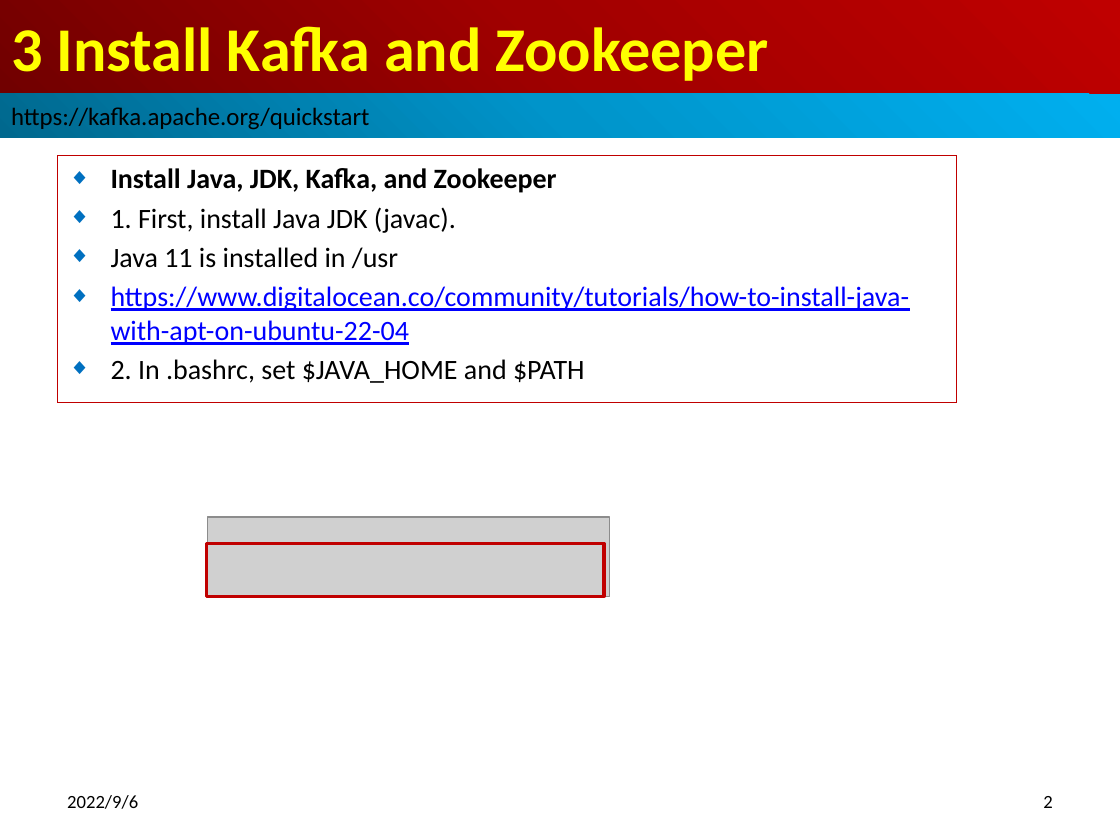
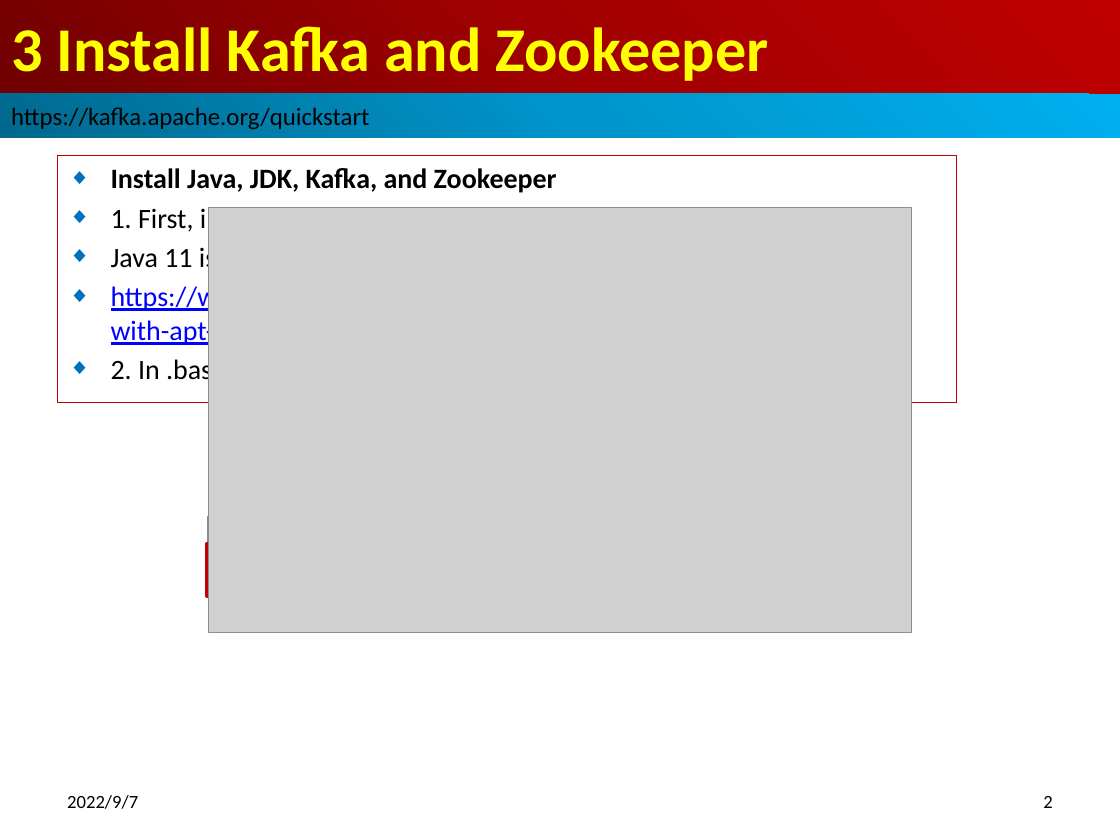
Before and after one commit to peterhchen/013_Kafka, a slide deck: slide 2 of 03_Install.pptx. Drawn at 1120x840 pixels with LibreOffice and Linux fonts; fonts in the diff are those of the drawing; grey boxes stand for pictures. Boxes give left, top, right and bottom in pixels: in the first picture for what was removed or moved away, otherwise in the second. Text is boxed around its words. In the diff, an @@ line names an element or a change of style, - is before the commit and + after.

```diff
--- a/03_Install.pptx
+++ b/03_Install.pptx
@@ picture added at [208, 207, 911, 632] @@
@@ text at [67, 795, 138, 809]: text changed @@
-2022/9/6
+2022/9/7
```
Also in this commit, not shown: 16 other slides changed, 1 other file.
